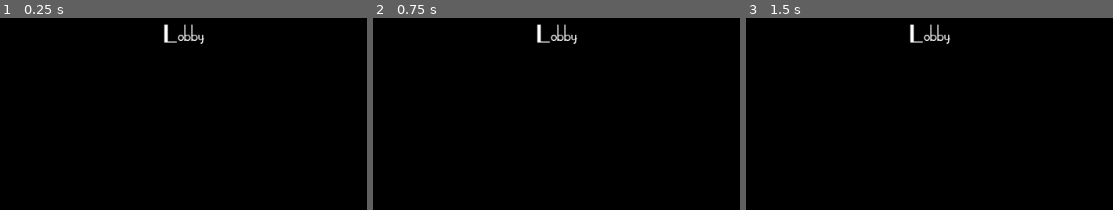
Above: before the commit, frames 1-3 (left to right).
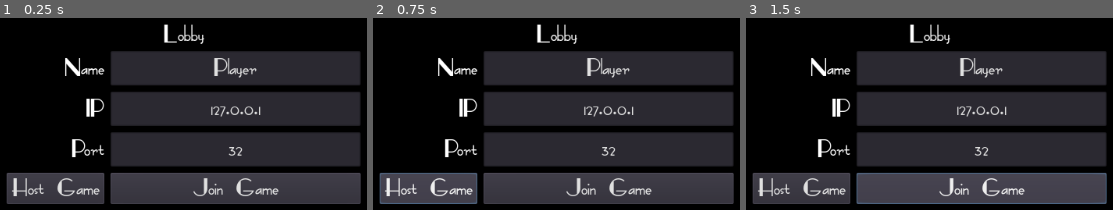
Above: after the commit, the same moments.

Repository: holywar20/GodotGetaway
Game: Godot game, scene res://Lobby/Lobby.tscn
Same seed, same stepped clock (60 frames per second), same inputs: the game is played once before the commit and once after it.
Inputs (mouse positions are in pixels of both pictures, inside the frame that each line leads up to):
- Up to frame 1 (0.25 s): no input
- Up to frame 2 (0.75 s): click (428, 188) at 0.5 s, where only the run after the commit has a clickable "Host Game"
- Up to frame 3 (1.5 s): click (980, 188) at 1.25 s, where only the run after the commit has a clickable "Join Game"

The runs differ from the first frame. In frame 1, 52% of the frame differs, in the area x 1-99%, y 17-97%; in frame 2, 52%; in frame 3, 52%.

Commit message:
Added networking

Diff:
--- a/Lobby/Lobby.tscn
+++ b/Lobby/Lobby.tscn
@@ -1,7 +1,8 @@
-[gd_scene load_steps=5 format=2]
+[gd_scene load_steps=6 format=2]
 
 [ext_resource path="res://Fonts/FashionVictim.ttf" type="DynamicFontData" id=1]
 [ext_resource path="res://Lobby/LobbyTheme.tres" type="Theme" id=2]
+[ext_resource path="res://Lobby/WaitingRoom.tscn" type="PackedScene" id=3]
 
 [sub_resource type="DynamicFont" id=1]
 size = 32
@@ -13,6 +14,7 @@
 [node name="Lobby" type="Control"]
 anchor_right = 1.0
 anchor_bottom = 1.0
+theme = ExtResource( 2 )
 __meta__ = {
 "_edit_use_anchors_": false
 }
@@ -46,3 +48,90 @@
 text = "Lobby"
 align = 1
 valign = 1
+
+[node name="Center" type="CenterContainer" parent="VBox"]
+margin_top = 38.0
+margin_right = 1024.0
+margin_bottom = 234.0
+__meta__ = {
+"_edit_use_anchors_": false
+}
+
+[node name="Grid" type="GridContainer" parent="VBox/Center"]
+margin_left = 285.0
+margin_right = 738.0
+margin_bottom = 196.0
+custom_constants/vseparation = 8
+custom_constants/hseparation = 8
+columns = 2
+
+[node name="NameLabel" type="Label" parent="VBox/Center/Grid"]
+margin_top = 5.0
+margin_right = 125.0
+margin_bottom = 39.0
+text = "Name"
+align = 2
+
+[node name="NameTextBox" type="LineEdit" parent="VBox/Center/Grid"]
+margin_left = 133.0
+margin_right = 453.0
+margin_bottom = 44.0
+rect_min_size = Vector2( 320, 0 )
+text = "Player"
+align = 1
+__meta__ = {
+"_edit_use_anchors_": false
+}
+
+[node name="IPLabel" type="Label" parent="VBox/Center/Grid"]
+margin_top = 57.0
+margin_right = 125.0
+margin_bottom = 91.0
+text = "IP"
+align = 2
+
+[node name="IPTextBox" type="LineEdit" parent="VBox/Center/Grid"]
+margin_left = 133.0
+margin_top = 52.0
+margin_right = 453.0
+margin_bottom = 96.0
+rect_min_size = Vector2( 320, 0 )
+text = "127.0.0.1"
+align = 1
+__meta__ = {
+"_edit_use_anchors_": false
+}
+
+[node name="PortLabel" type="Label" parent="VBox/Center/Grid"]
+margin_top = 109.0
+margin_right = 125.0
+margin_bottom = 143.0
+text = "Port"
+align = 2
+
+[node name="PortTextBox" type="LineEdit" parent="VBox/Center/Grid"]
+margin_left = 133.0
+margin_top = 104.0
+margin_right = 453.0
+margin_bottom = 148.0
+rect_min_size = Vector2( 320, 0 )
+text = "32"
+align = 1
+__meta__ = {
+"_edit_use_anchors_": false
+}
+
+[node name="HostButton" type="Button" parent="VBox/Center/Grid"]
+margin_top = 156.0
+margin_right = 125.0
+margin_bottom = 196.0
+text = "Host Game"
+
+[node name="GameButton" type="Button" parent="VBox/Center/Grid"]
+margin_left = 133.0
+margin_top = 156.0
+margin_right = 453.0
+margin_bottom = 196.0
+text = "Join Game"
+
+[node name="WaitingRoom" parent="." instance=ExtResource( 3 )]
--- /dev/null
+++ b/Lobby/WaitingRoom.tscn
@@ -0,0 +1,52 @@
+[gd_scene load_steps=2 format=2]
+
+[ext_resource path="res://Lobby/LobbyTheme.tres" type="Theme" id=1]
+
+[node name="WaitingRoom" type="Popup"]
+anchor_right = 1.0
+anchor_bottom = 1.0
+theme = ExtResource( 1 )
+__meta__ = {
+"_edit_use_anchors_": false
+}
+
+[node name="ColorRect" type="ColorRect" parent="."]
+anchor_left = 1.0
+anchor_top = 1.0
+anchor_right = 1.0
+anchor_bottom = 1.0
+margin_left = -1024.0
+margin_top = -600.0
+color = Color( 0, 0, 0, 1 )
+
+[node name="VBox" type="VBoxContainer" parent="."]
+anchor_right = 1.0
+anchor_bottom = 1.0
+__meta__ = {
+"_edit_use_anchors_": false
+}
+
+[node name="Label" type="Label" parent="VBox"]
+margin_right = 1024.0
+margin_bottom = 34.0
+text = "Waiting Room"
+align = 1
+
+[node name="CenterContainer" type="CenterContainer" parent="VBox"]
+margin_top = 38.0
+margin_right = 1024.0
+margin_bottom = 600.0
+size_flags_horizontal = 3
+size_flags_vertical = 3
+__meta__ = {
+"_edit_use_anchors_": false
+}
+
+[node name="ItemList" type="ItemList" parent="VBox/CenterContainer"]
+margin_left = 352.0
+margin_top = 121.0
+margin_right = 672.0
+margin_bottom = 441.0
+rect_min_size = Vector2( 320, 320 )
+rect_clip_content = false
+items = [ "Player 1", null, false, "Player 2", null, false ]
--- /dev/null
+++ b/Networking/Network.gd
@@ -0,0 +1,36 @@
+extends Node
+
+const DEFAULT_IP = "127.0.0.1"
+const DEFAULT_PORT = 23023
+const MAX_PLAYERS = 4
+
+var localPlayerId = 0
+
+signal playerDisconneceted
+signal serverDisconnected
+
+func _ready():
+	get_tree().connect("network_peer_connected" , self , "_onPlayerConnected")
+	get_tree().connect("network_peer_disconnected", self, "_onPlayerDisconnected" )
+
+
+func _onPlayerConnected():
+	pass
+
+func _onPlayerDisconnected():
+	pass
+
+func _sendPlayerInfo(id):
+	pass
+
+func createServer():
+	var peer = NetworkedMultiplayerENet.new()
+	peer.create_server( DEFAULT_PORT , MAX_PLAYERS )
+	get_tree().set_network_peer( peer )
+
+	setLocalPlayerId()
+	print("Server has been created")
+	print("I am " + localPlayerId )
+
+func setLocalPlayerId():
+	localPlayerId = get_tree().get_network_unique_id()
--- a/project.godot
+++ b/project.godot
@@ -19,6 +19,10 @@
 run/main_scene="res://Lobby/Lobby.tscn"
 config/icon="res://icon.png"
 
+[autoload]
+
+Network="*res://Networking/Network.gd"
+
 [display]
 
 window/dpi/allow_hidpi=true
